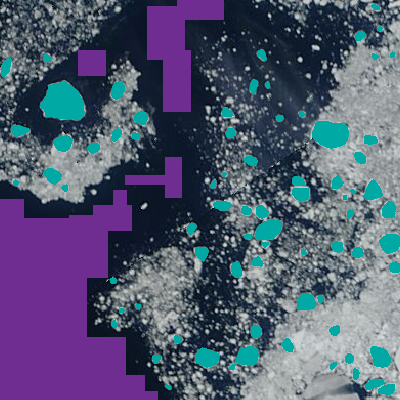
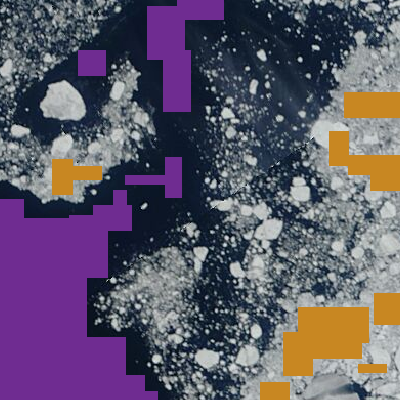
Revision of a layered 400px x 400px image; what changed, layer by layer:
added layer "ice samples" (2nd of 2) above "water samples" over (x1=52, y1=92, x2=400, y2=400)
hid "ice floes" (2nd of 2) over (x1=0, y1=4, x2=400, y2=395)
